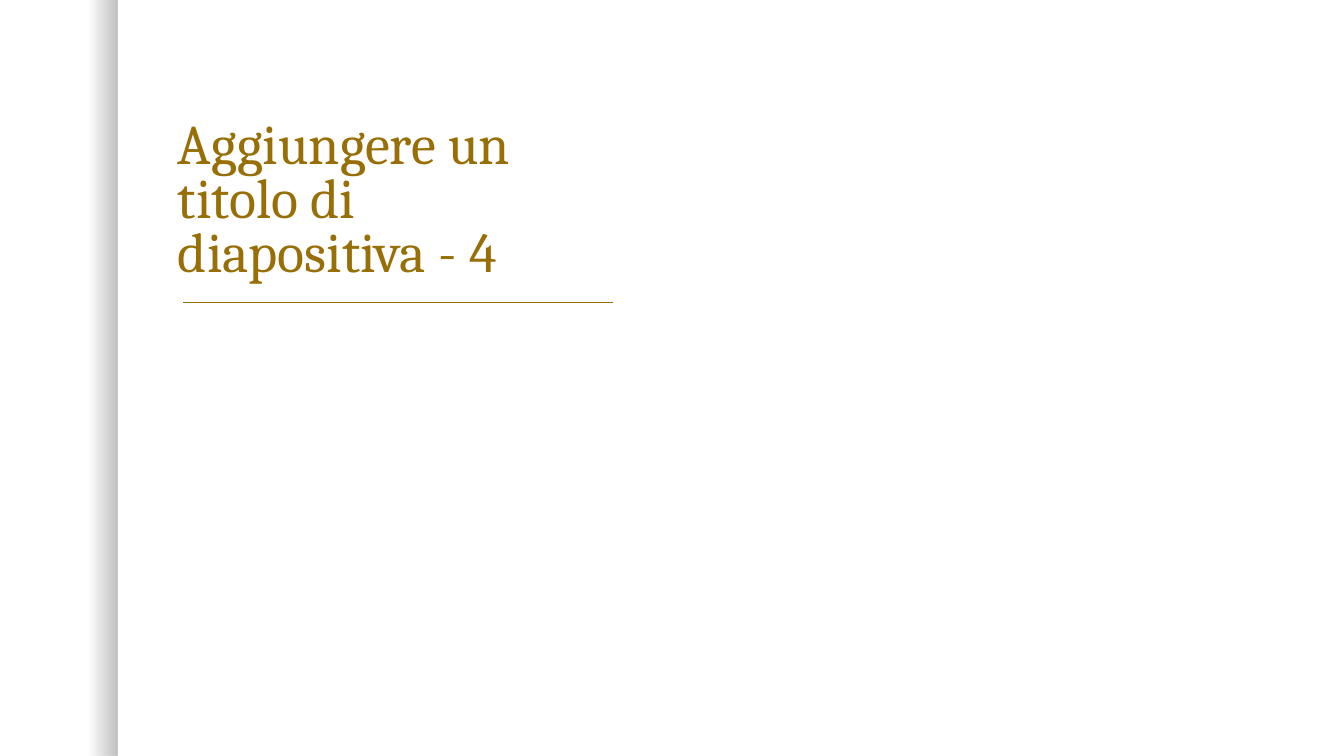
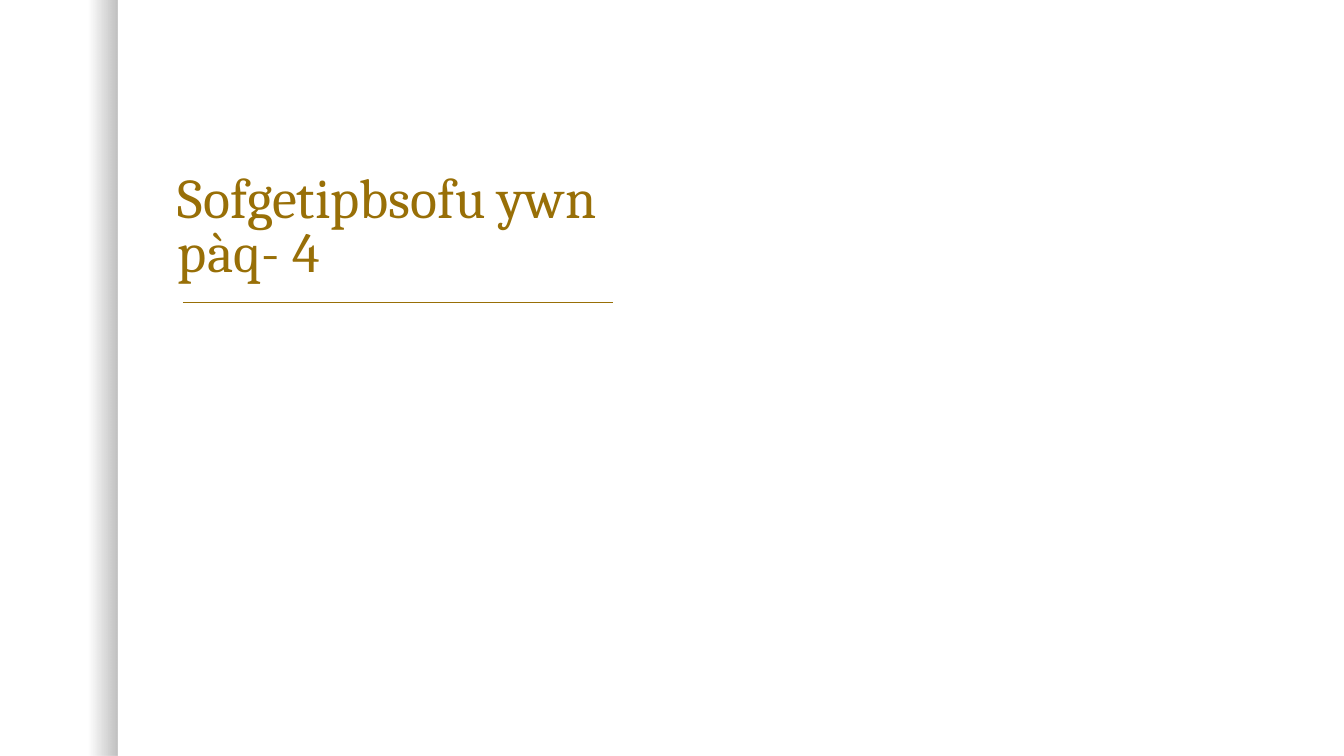
Before and after one commit to AdolfoCA/OI-Project, a slide deck: slide 31 of REPORT.pptx. Drawn at 1344x756 pixels with LibreOffice and Linux fonts; fonts in the diff are those of the drawing; background and template pictures are left out. Boxes give left, top, right and bottom in pixels: in the first picture for what was removed or moved away, otherwise in the second. Text is boxed around its words. In the diff, an @@ line names an element or a change of style, - is before the commit and + after.

```diff
--- a/REPORT.pptx
+++ b/REPORT.pptx
@@ title at [178, 178, 597, 284]: text changed @@
-Aggiungere un titolo di diapositiva - 4
+Sofgetipbsofu ywn pàq- 4
```
Also in this commit, not shown: 2 other slides changed, 1 other file.
